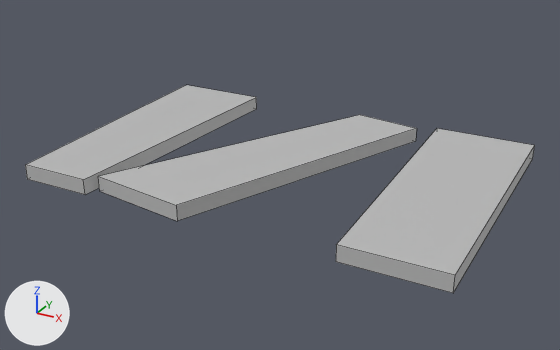
Two versions of the FBX model Cryptique/Assets/FBX/Puzzles/planches_echelle.fbx, one commit apart.
Rendered twice from a 50 mm camera at (0.998, -1.375, 0.544) aimed at (0.324, -0.15, -0.068). The axes (+X, +Y, +Z) are drawn at lower left. The lights are the same throughout. Mesh edges are drawn as thin lines. Where no turn or scale is listed for an object, it has been applied to the vertices.

The first picture shows 'planche01', 'planche02', 'planche03'.
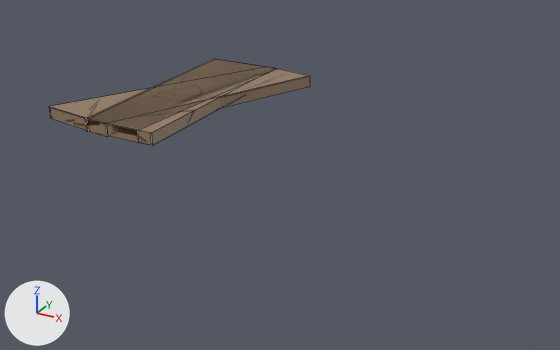
What changed in the scene script:
```text
Add img_planches_echelle_rgb_png:
    img_planches_echelle_rgb_png = load_image('planches_echelle_RGB.png', '../../Textures/planches_echelle_RGB.png', 2048, 2048, 'sRGB')
Add mat_echelle_planches1:
    mat_echelle_planches1 = principled_material('Echelle_planches1')
    mat_echelle_planches1.texture = img_planches_echelle_rgb_png
Change me_mesh_001:
    where me_mesh_001.from_pydata(...)  # 8 vertices, 6 faces; spans x -0.092..0.092, y -0.257..0.257, z -0.013..0.013
    remove me_mesh_001.materials.append(mat_echelle_planches)  # grey #bcbcbc
    add me_mesh_001.materials.append(mat_echelle_planches1)  # picture img_planches_echelle_rgb_png
Change me_mesh:
    where me_mesh.from_pydata(...)  # 8 vertices, 6 faces; spans x -0.097..0.097, y -0.257..0.257, z -0.013..0.013
    remove me_mesh.materials.append(mat_echelle_planches)  # grey #bcbcbc
    add me_mesh.materials.append(mat_echelle_planches1)  # picture img_planches_echelle_rgb_png
Change me_mesh_002:
    where me_mesh_002.from_pydata(...)  # 8 vertices, 6 faces; spans x -0.191..0.191, y -0.259..0.259, z -0.013..0.013
    remove me_mesh_002.materials.append(mat_echelle_planches)  # grey #bcbcbc
    add me_mesh_002.materials.append(mat_echelle_planches1)  # picture img_planches_echelle_rgb_png
Change ob_planche02:
    ob_planche02.location: (0.092, -0.257, 0.013) -> (0.0, 0.0, 0.0)
Change ob_planche01:
    ob_planche01.location: (0.683, -0.257, 0.013) -> (0.0, 0.0, 0.0)
Change ob_planche03:
    ob_planche03.location: (0.36, -0.258, 0.013) -> (0.0, 0.0, 0.0)
```

What differs and where, as boxes [x1, y1, x2, y2] in the pictures (560 x 350 px):
'planche01', recoloured, moved: before [336, 128, 535, 293]; after [85, 59, 274, 146]
'planche03', recoloured, moved: before [98, 115, 417, 221]; after [49, 67, 310, 136]
'planche02', recoloured, moved: before [25, 85, 257, 195]; after [87, 60, 275, 142]
